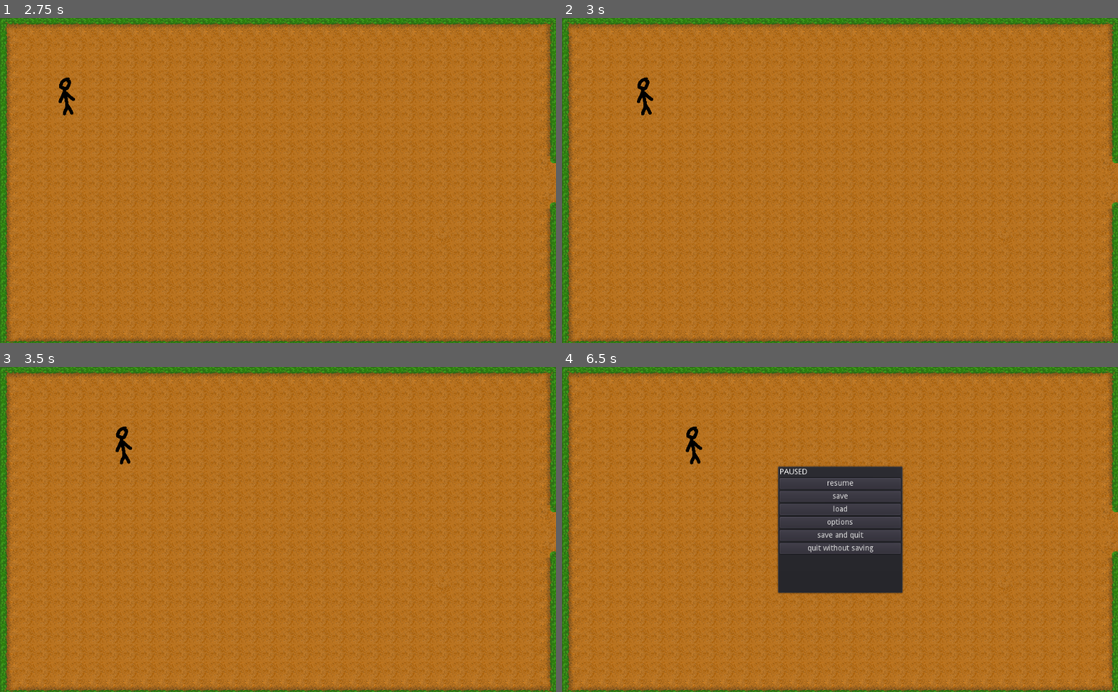
Above: before the commit, frames 1-4 (two rows, left to right).
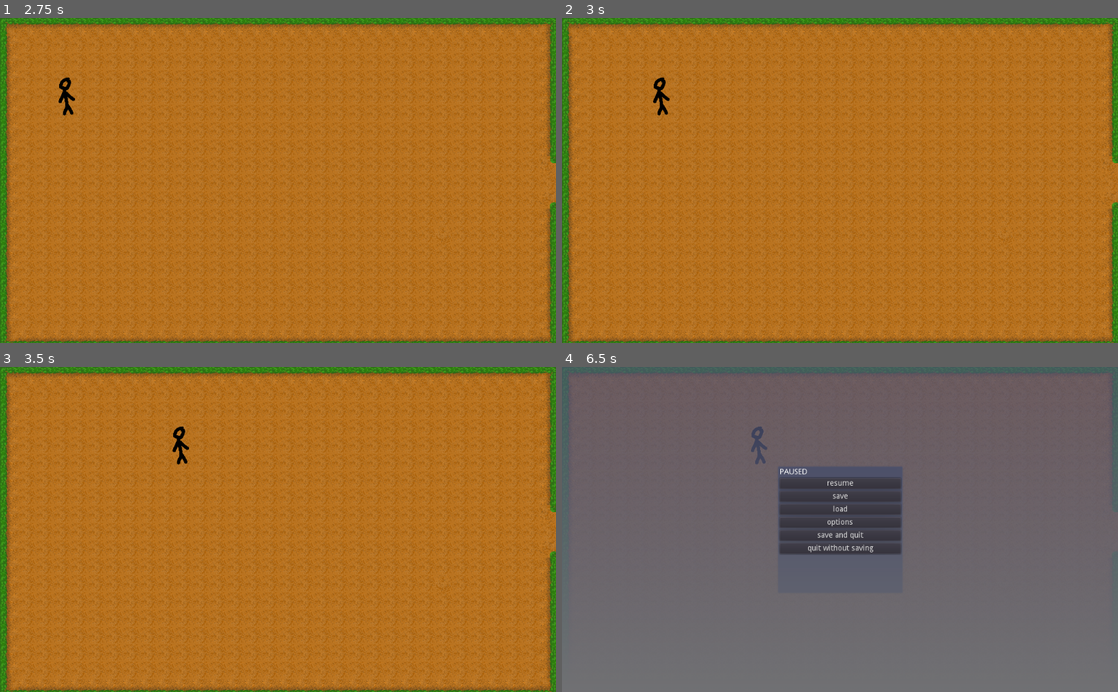
Above: after the commit, the same moments.

Repository: stoodleyc/farm
Game: Godot game, scene res://main menu.tscn
Two runs of this game, one before a commit and one after it. Both use one fixed random seed, a clock stepped at 60 frames per second and the inputs below. The project has no main scene, so this scene is started directly.
Inputs:
- Up to frame 1 (2.75 s): click "new game" at 0.5 s; click "new game" at 1.25 s; click "done" at 2 s
- Up to frame 2 (3 s): tap Enter (ui_accept) at 2.75 s; hold D (move right) from 2.78 s (still down)
- Up to frame 3 (3.5 s): keep holding D (move right); tap Enter (ui_accept) at 3.02 s
- Up to frame 4 (6.5 s): release D (move right) at 3.53 s; hold S (move down) 3.53-4.28 s; tap Enter (ui_accept) at 3.77, 5.27, 6.02 s; hold D (move right) 4.28-5.03 s; hold W (move up) 5.03-5.78 s; hold A (move left) from 5.78 s (still down); tap Escape (pause) at 6.4 s

Frame 1 is identical in both runs. In frame 2, 0.3% of the frame differs, in the area x 13-20%, y 18-31%; in frame 3, 0.3%; in frame 4, 96%, in the area x 0-100%, y 0-100%.
Error in both runs: Invalid set index 'visible' (on base: 'null instance') with value of type 'bool'. (res://player.gd:50)

Commit message:
I did something...

Diff:
--- a/pause.tscn
+++ b/pause.tscn
@@ -1,8 +1,15 @@
-[gd_scene load_steps=4 format=2]
+[gd_scene load_steps=6 format=2]
 
 [ext_resource path="res://pause.gd" type="Script" id=1]
 [ext_resource path="res://options.tscn" type="PackedScene" id=2]
 [ext_resource path="res://Quit.gd" type="Script" id=3]
+
+[sub_resource type="Gradient" id=1]
+offsets = PoolRealArray( 0.00512821, 1 )
+colors = PoolColorArray( 0.298039, 0.321569, 0.482353, 0.694118, 0.444534, 0.446495, 0.457031, 1 )
+
+[sub_resource type="GradientTexture" id=2]
+gradient = SubResource( 1 )
 
 [node name="pause" type="PopupPanel"]
 anchor_left = 0.5
@@ -14,6 +21,12 @@
 margin_right = 115.5
 margin_bottom = 117.5
 script = ExtResource( 1 )
+
+[node name="Sprite" type="Sprite" parent="."]
+position = Vector2( 115.134, 117.199 )
+rotation = 1.5708
+scale = Vector2( 0.29341, 1025.1 )
+texture = SubResource( 2 )
 
 [node name="pause vbox" type="VBoxContainer" parent="."]
 anchor_left = 0.5
--- a/player.gd
+++ b/player.gd
@@ -5,7 +5,7 @@
 
 #variables for movement
 var velocity = Vector2.ZERO
-export (int) var walk = 2.5
+export (int) var walk = 5
 
 
 
